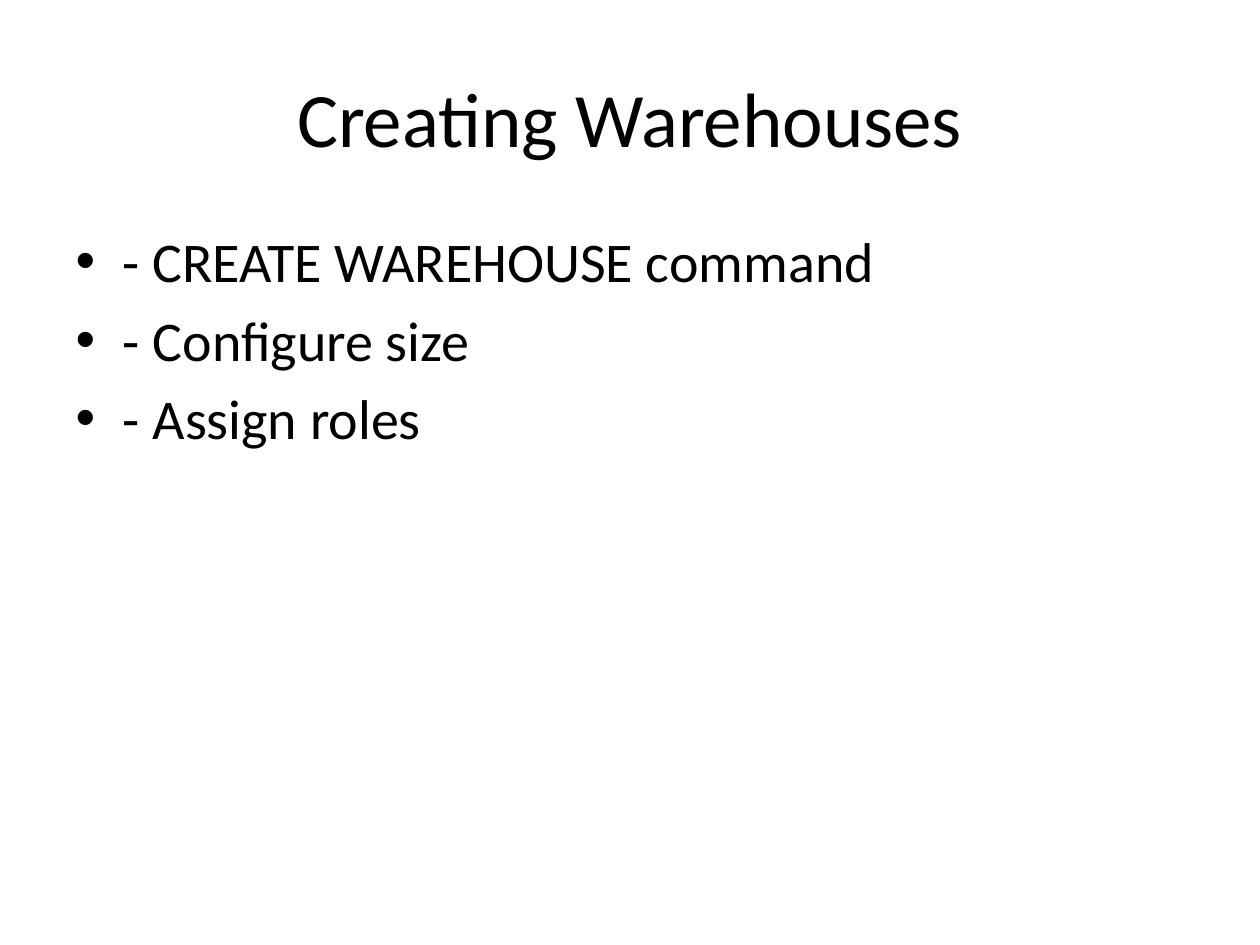
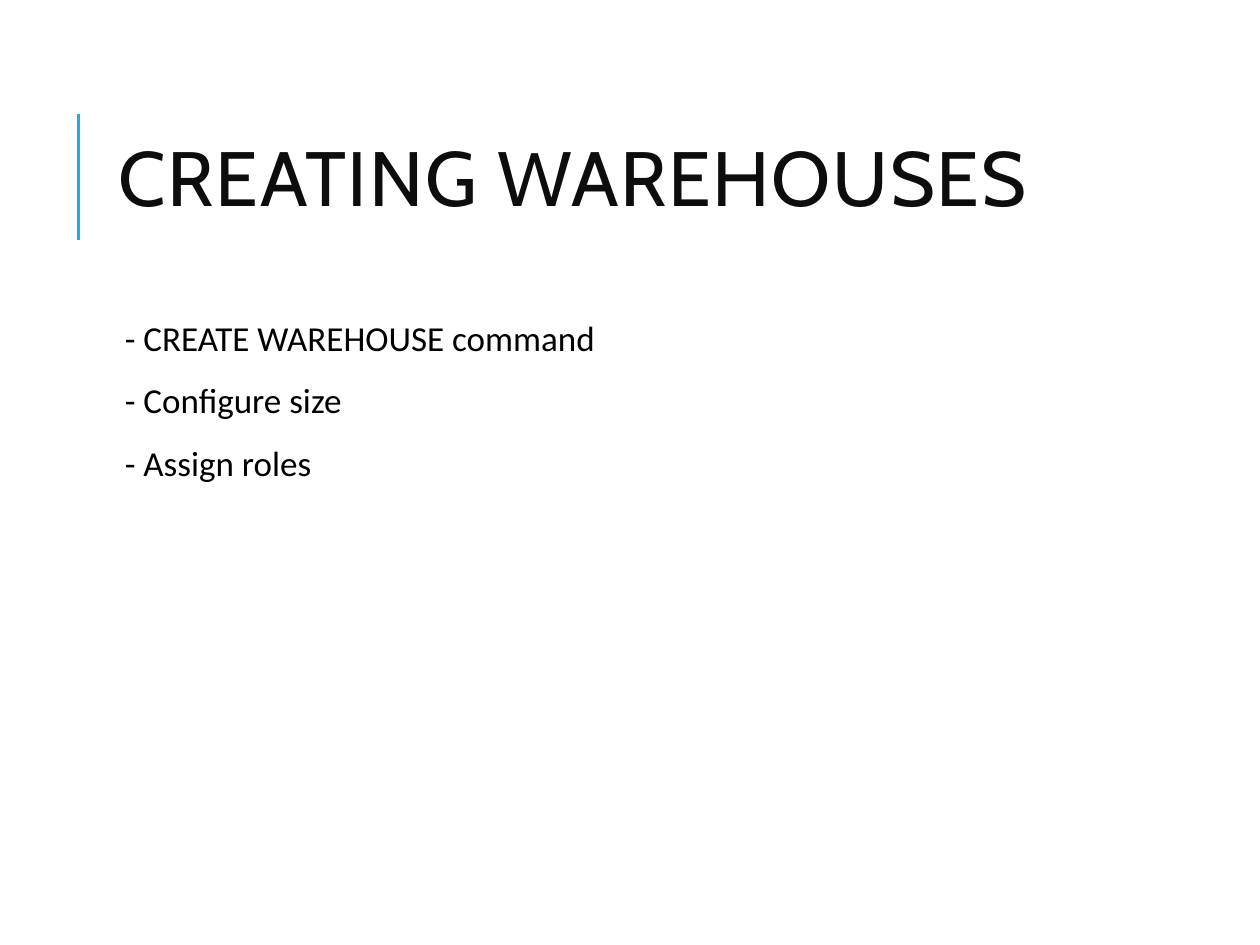
Before and after one commit to vikash-verma-profile/DE-Sig-March-2026, a slide deck: slide 23 of Week-2/Day-4/Snowflake_Modules_1_3.pptx. Drawn at 1260x945 pixels with LibreOffice and Linux fonts; fonts in the diff are those of the drawing. Boxes give left, top, right and bottom in pixels: in the first picture for what was removed or moved away, otherwise in the second. Text is boxed around its words. In the diff, an @@ line names an element or a change of style, - is before the commit and + after.

```diff
--- a/Week-2/Day-4/Snowflake_Modules_1_3.pptx
+++ b/Week-2/Day-4/Snowflake_Modules_1_3.pptx
@@ line added from (78, 239) to (78, 113), #1CADE4 1.5 pt @@
@@ title at box(118, 151, 1026, 207): text changed; font Calibri to Cabin; text colour #000000 to #0D0D0D @@
-Creating Warehouses
+CREATING WAREHOUSES
@@ text "- CREATE WAREHOUSE command": place and size @@
-text "- CREATE WAREHOUSE command" at box(153, 243, 874, 449)
+text "- CREATE WAREHOUSE command" at box(143, 326, 595, 482)
@@ text "- CREATE WAREHOUSE command" at box(143, 326, 595, 482): size 32 to 20 pt; bullet • to  ; line spacing 1 to 0.9; more space between paragraphs @@
```
Also in this commit, not shown: 27 other slides changed, 5 other files.
